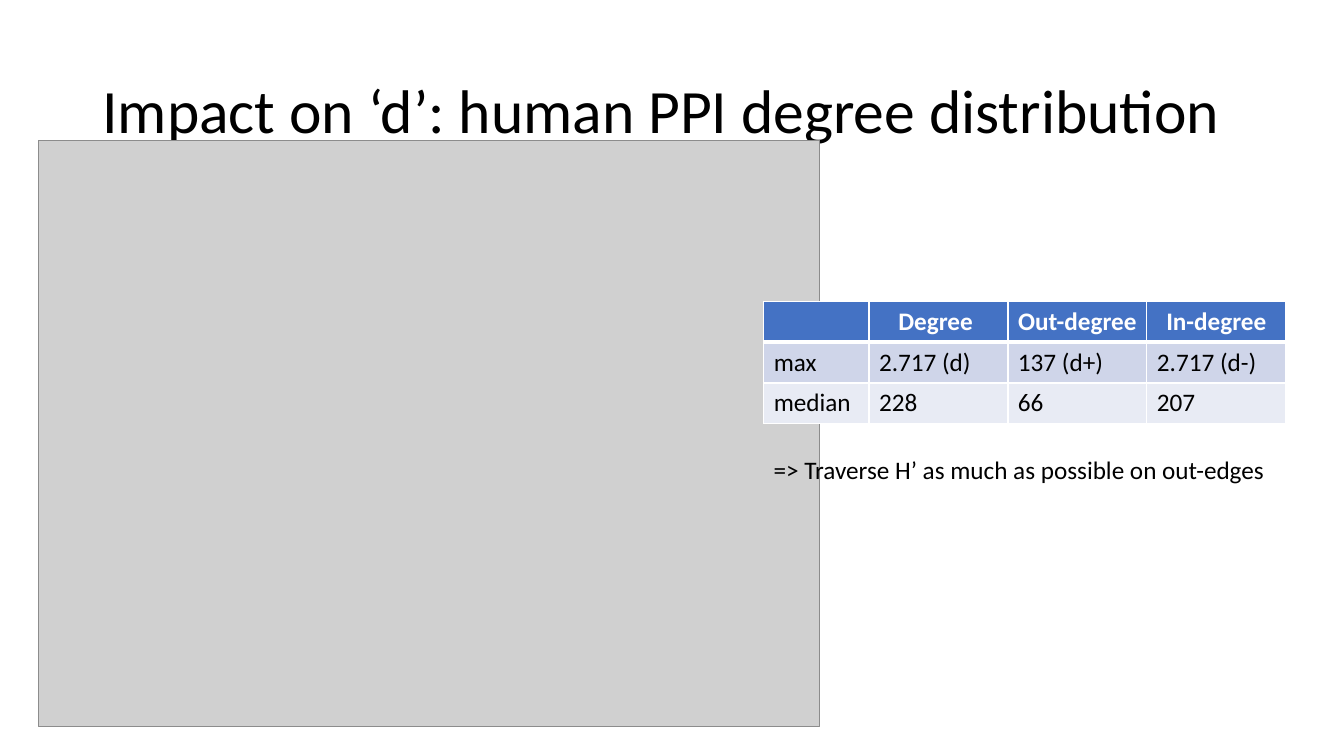
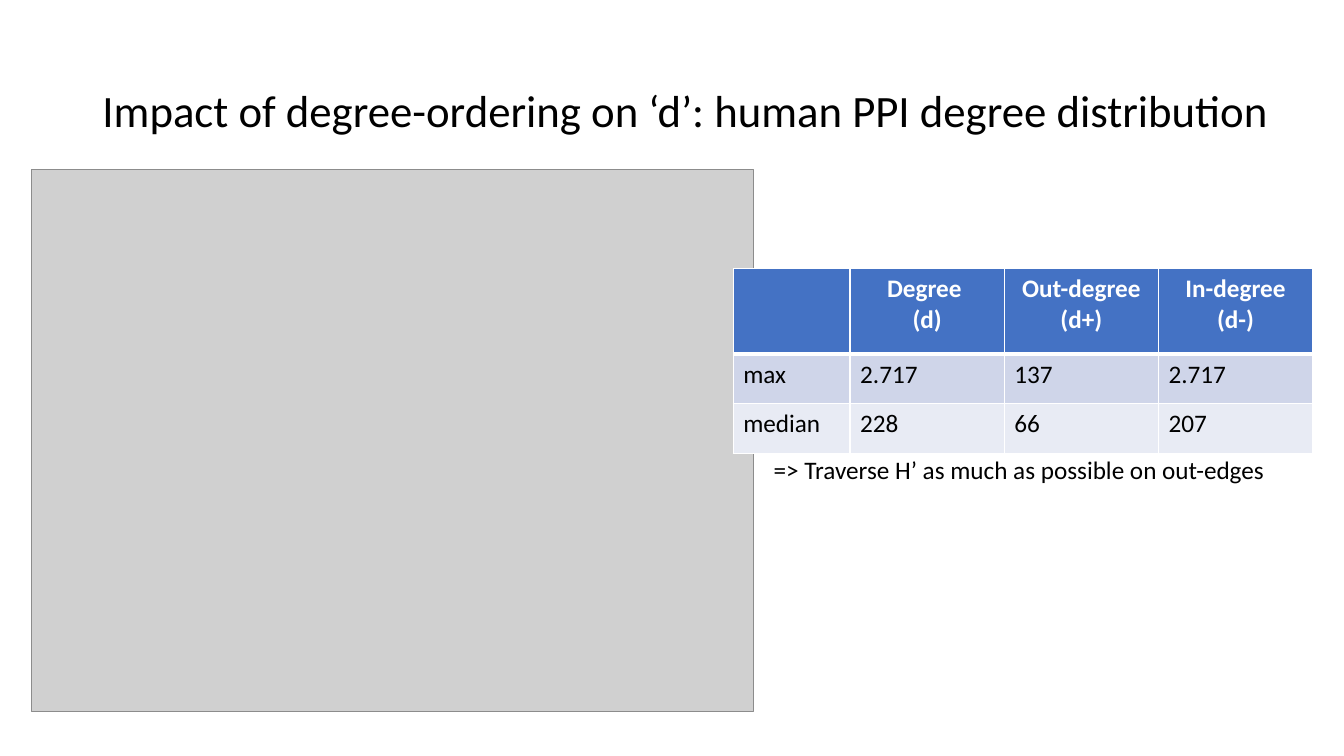
Before and after one commit to samwindels/gradco, a slide deck: slide 24 of presentation.pptx (slide 27 before the commit). Drawn at 1344x756 pixels with LibreOffice and Linux fonts; fonts in the diff are those of the drawing; grey boxes stand for pictures. Boxes give left, top, right and bottom in pixels: in the first picture for what was removed or moved away, otherwise in the second. Text is boxed around its words. In the diff, an @@ line names an element or a change of style, - is before the commit and + after.

```diff
--- a/presentation.pptx
+++ b/presentation.pptx
@@ title at (102,95,1268,135): text changed; size 44 to 32 pt @@
-Impact on ‘d’: human PPI degree distribution
+Impact of degree-ordering on ‘d’: human PPI degree distribution
@@ picture: place and size @@
-picture at (38,140,820,726)
+picture at (31,170,753,712)
@@ table at (733,268,1313,453) @@
-row 1:  | Degree | Out-degree | In-degree
+row 1:  | Degree / (d) | Out-degree (d+) | In-degree / (d-)
-row 2: max | 2.717 (d) | 137 (d+) | 2.717 (d-)
+row 2: max | 2.717 | 137 | 2.717
@@ table: place and size @@
-table at (764,301,1287,424)
+table at (733,268,1313,453)
```
Also in this commit, not shown: 23 other slides changed, 2 slides added.
